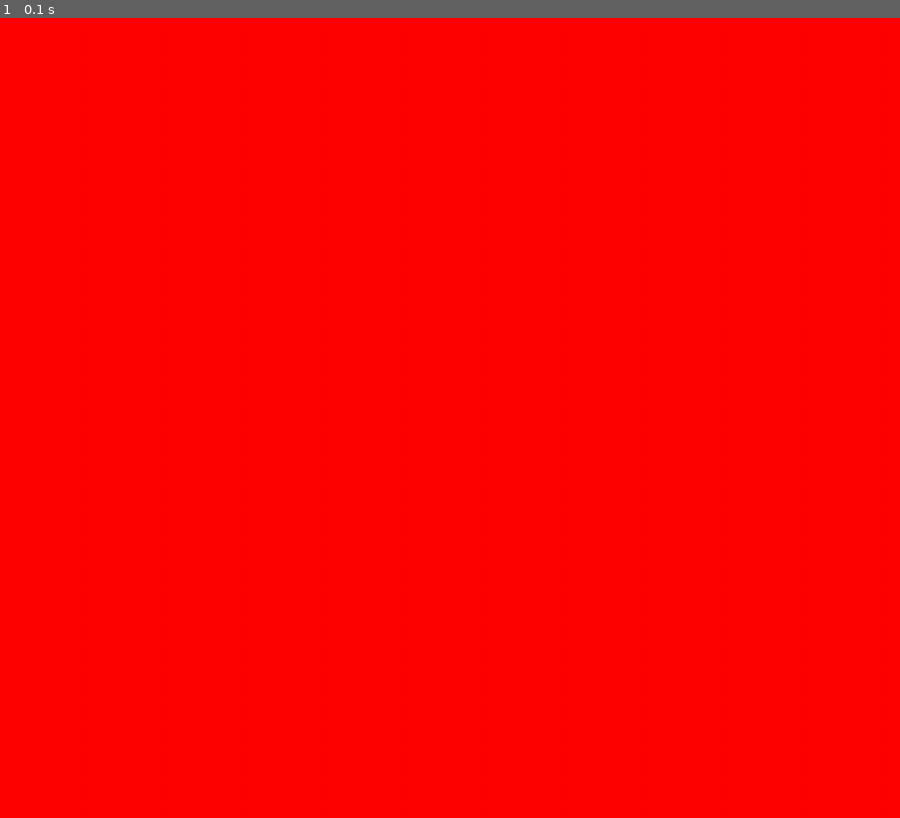
Above: before the commit, frame 1.
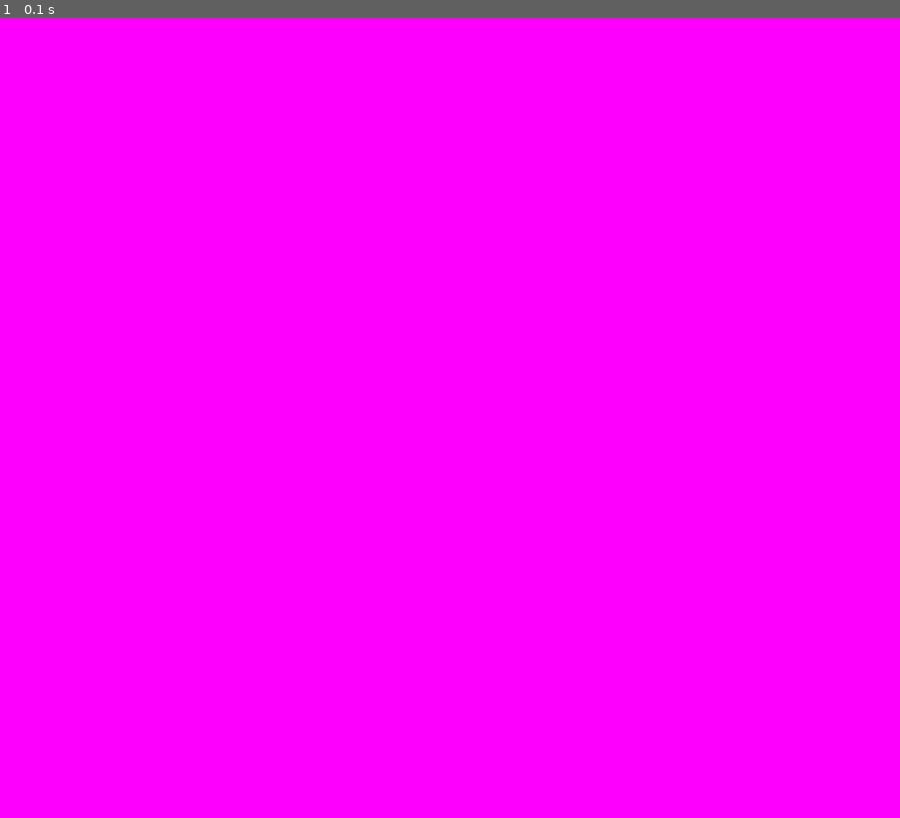
Above: after the commit, the same moment.

Repository: shadowfire-ew/pygame-experiments
Game: pygame game, started from main.py
Same seed, same stepped clock (60 frames per second), same inputs: the game is played once before the commit and once after it.
Inputs:
- Up to frame 1 (0.1 s): no input

The runs differ from the first frame. In frame 1, 100% of the frame differs, in the area x 0-100%, y 0-100%.

Commit message:
changed the background color

Diff:
--- a/main.py
+++ b/main.py
@@ -3,7 +3,7 @@
 
 size = width,height = 1080,960
 
-bg = 255,0,0
+bg = 255,0,255
 
 def main():
     print("start main")
